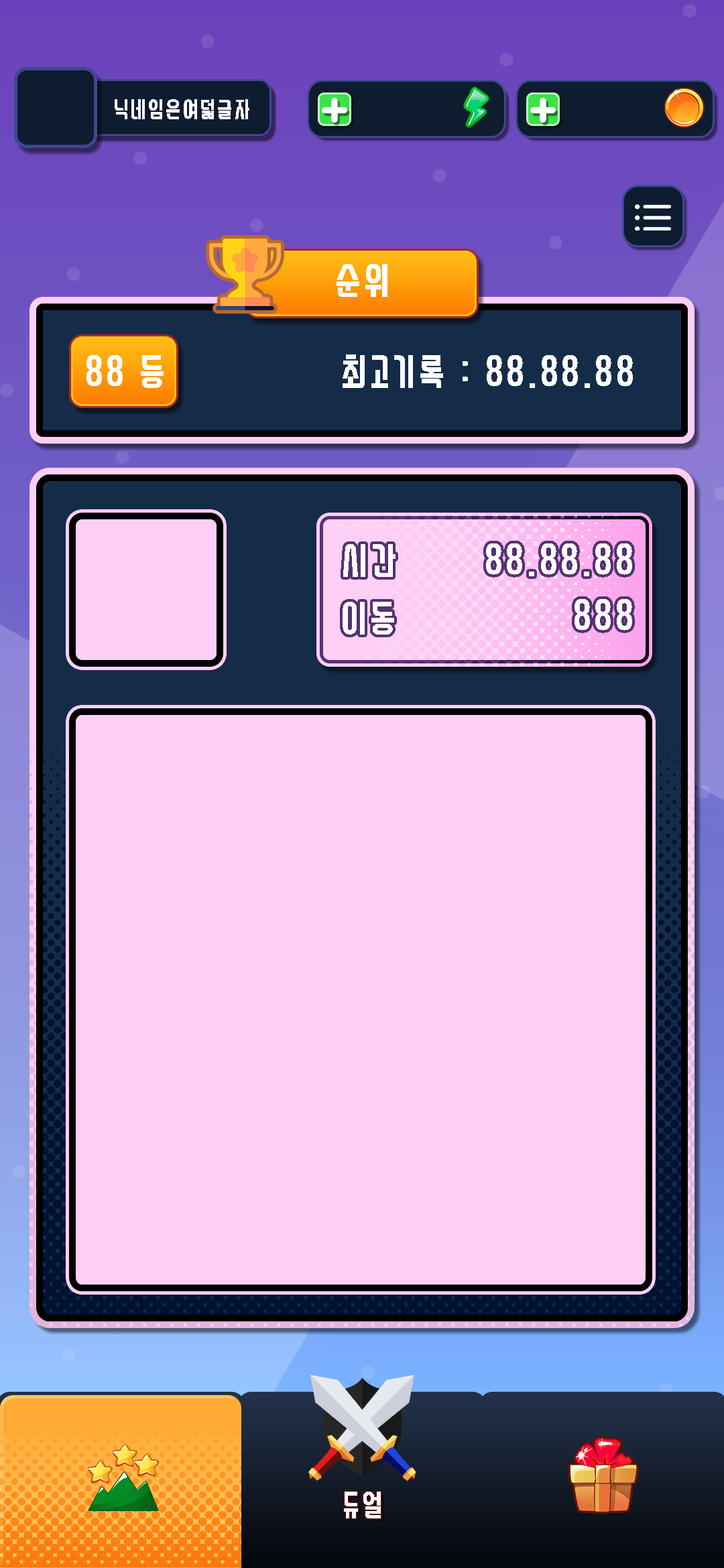
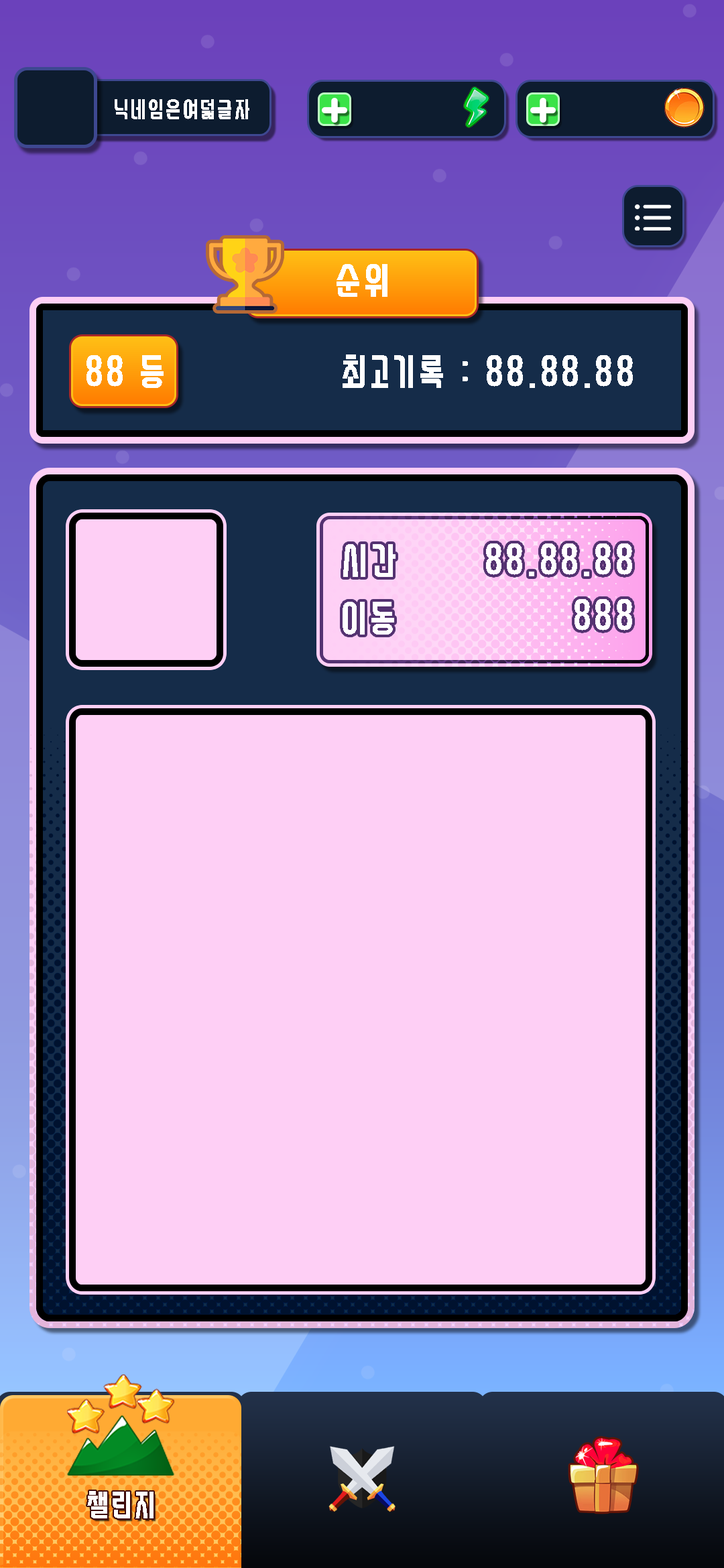
Layered file, before and after one edit (724px x 1568px). Changes by layer:
painted on "DuelIcon" over (308, 1374, 417, 1513)
painted on "ChallengeIcon" over (67, 1374, 175, 1512)
removed layer "DuelText" from group "BottonTab" over (342, 1490, 384, 1522)
added layer "ChallengeText" in group "BottonTab" over (85, 1489, 157, 1522)
